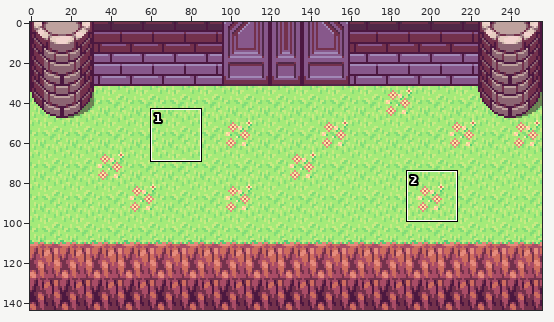
File history of a sprite sheet, src/main/resources/view/game/textures/tiles/home.png. Above: a wide view before the commit, with the close-up outlined.
Close-up. First the earlier version:
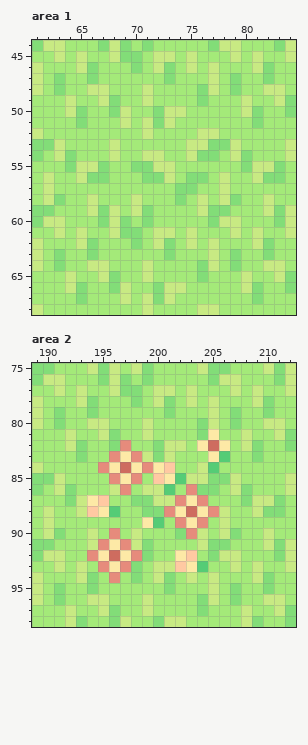
The file is 256x144 pixels. Shown: area 1: x 61..84, y 44..68; area 2: x 189..212, y 75..98. The commit also changed other parts of the picture, which this record leaves out.
After the commit:
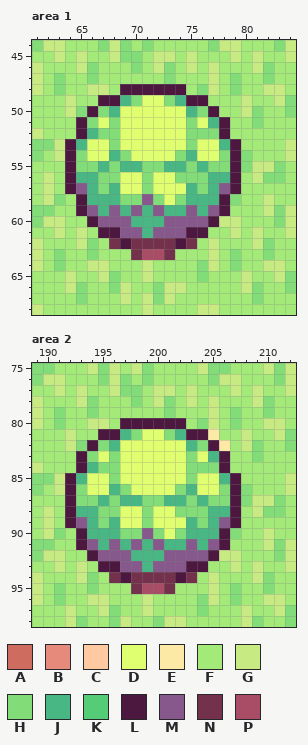
Palette (. is transparent): A #ce6c5f  B #e68b7c  C #ffc9a2  D #e0ff70  E #fde9a6  F #a4ea79  G #c8ea83  H #82dd78  J #49b784  K #55cc76  L #4c1840  M #87588b  N #73314c  P #a94c66
Difference:
{"where": "area 1"}
{"y":48,"x":69,"old":"FFGFFF","new":"LLLLLL"}
{"y":49,"x":67,"old":"GHFFGFFFFH","new":"LLJHDDHJLL"}
{"y":50,"x":66,"old":"FFHGFFHGGFFF","new":"LHJDDDDDDJHL"}
{"y":51,"x":65,"old":"HFFFGFGHGFFFFF","new":"LHDHDDDDDDHDJL"}
{"y":52,"x":65,"old":"FFFFFFGFFFFGGF","new":"LJHHDDDDDDHHHL"}
{"y":53,"x":64,"old":"FFFFGFFFFFFGGHHG","new":"LJDDHDDDDDDHDDJL"}
{"y":54,"x":64,"old":"HFFFGFFGGFFGHHFG","new":"LHDDJHDDDDHJDDHL"}
{"y":55,"x":64,"old":"HGGHFFH","new":"LHHJHJJ"}
{"y":55,"x":72,"old":"GGFFFFFF","new":"HJJHJHHL"}
{"y":56,"x":64,"old":"FGH","new":"LJJ"}
{"y":56,"x":68,"old":"FFF","new":"HDD"}
{"y":56,"x":72,"old":"HGF","new":"DDH"}
{"y":56,"x":77,"old":"FGF","new":"JJL"}
{"y":57,"x":64,"old":"FFFFFFFFFFHHFFGF","new":"LMJHJDDHDDDJHJML"}
{"y":58,"x":65,"old":"FGFFFGFFF","new":"LJJJHHMHD"}
{"y":58,"x":75,"old":"FGFG","new":"JJJL"}
{"y":59,"x":65,"old":"FGHGFGHFFFFGHH","new":"LMJMJMJMJJMJML"}
{"y":60,"x":66,"old":"FHGHFHFFFFFH","new":"LMMMJJJMMMML"}
{"y":61,"x":67,"old":"FGHHFGGFGF","new":"LLMMJMMMLL"}
{"y":62,"x":68,"old":"FFHFGHFG","new":"NLNNNNLN"}
{"y":63,"x":70,"old":"FFFH","new":"NPPN"}
{"where": "area 2"}
{"y":80,"x":197,"old":"FFGFFF","new":"LLLLLL"}
{"y":81,"x":195,"old":"GHFFGFFFFH","new":"LLJHDDHJLL"}
{"y":82,"x":194,"old":"FFHBFFHGGFEA","new":"LHJDDDDDDJHL"}
{"y":83,"x":193,"old":"HFFBEBGHGFFFEK","new":"LHDHDDDDDDHDJL"}
{"y":84,"x":193,"old":"FFBEAEBECFFGKF","new":"LJHHDDDDDDHHHL"}
{"y":85,"x":192,"old":"FFFFBEBFCEKGGHHG","new":"LJDDHDDDDDDHDDJL"}
{"y":86,"x":192,"old":"HFFFGBFGGKFBHHFG","new":"LHDDJHDDDDHJDDHL"}
{"y":87,"x":192,"old":"HGECFFH","new":"LHHJHJJ"}
{"y":87,"x":200,"old":"GGBEBFFF","new":"HJJHJHHL"}
{"y":88,"x":192,"old":"FGCEKFF","new":"LJJHHDD"}
{"y":88,"x":200,"old":"HBEAEBGF","new":"DDHHHJJL"}
{"y":89,"x":192,"old":"FFFFFFFEKFBEBFGF","new":"LMJHJDDHDDDJHJML"}
{"y":90,"x":193,"old":"FGFBFGFFF","new":"LJJJHHMHD"}
{"y":90,"x":203,"old":"BGFG","new":"JJJL"}
{"y":91,"x":193,"old":"FGBEBGHFFFFGHH","new":"LMJMJMJMJJMJML"}
{"y":92,"x":194,"old":"BEAEBHFFECFH","new":"LMMMJJJMMMML"}
{"y":93,"x":195,"old":"BEBHFGGCEK","new":"LLMMJMMMLL"}
{"y":94,"x":196,"old":"BFHFGHFG","new":"NLNNNNLN"}
{"y":95,"x":198,"old":"FFFH","new":"NPPN"}
{"label":"changed","picture_box":[65,84,241,260]}
{"label":"changed","picture_box":[65,418,241,594]}
